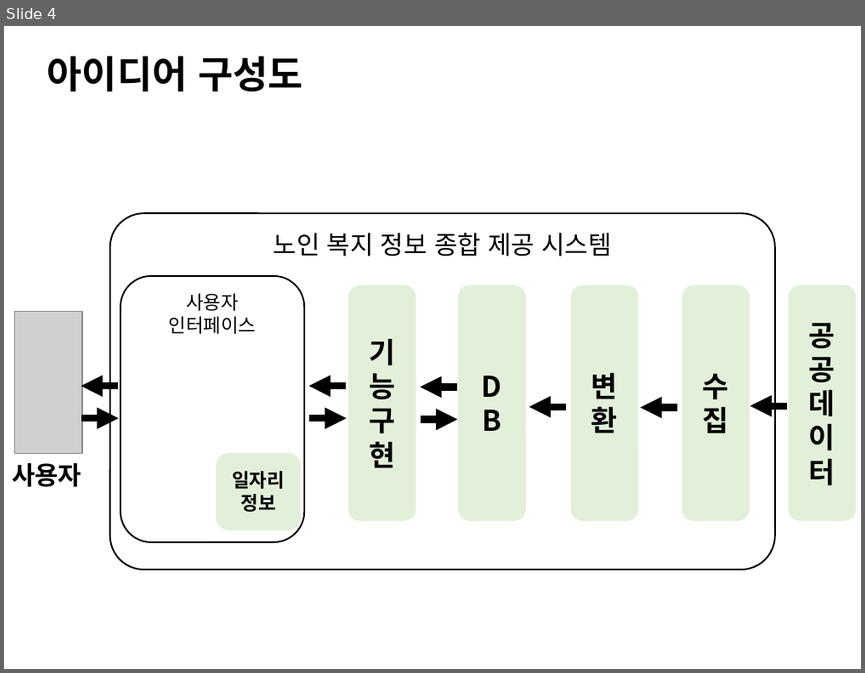
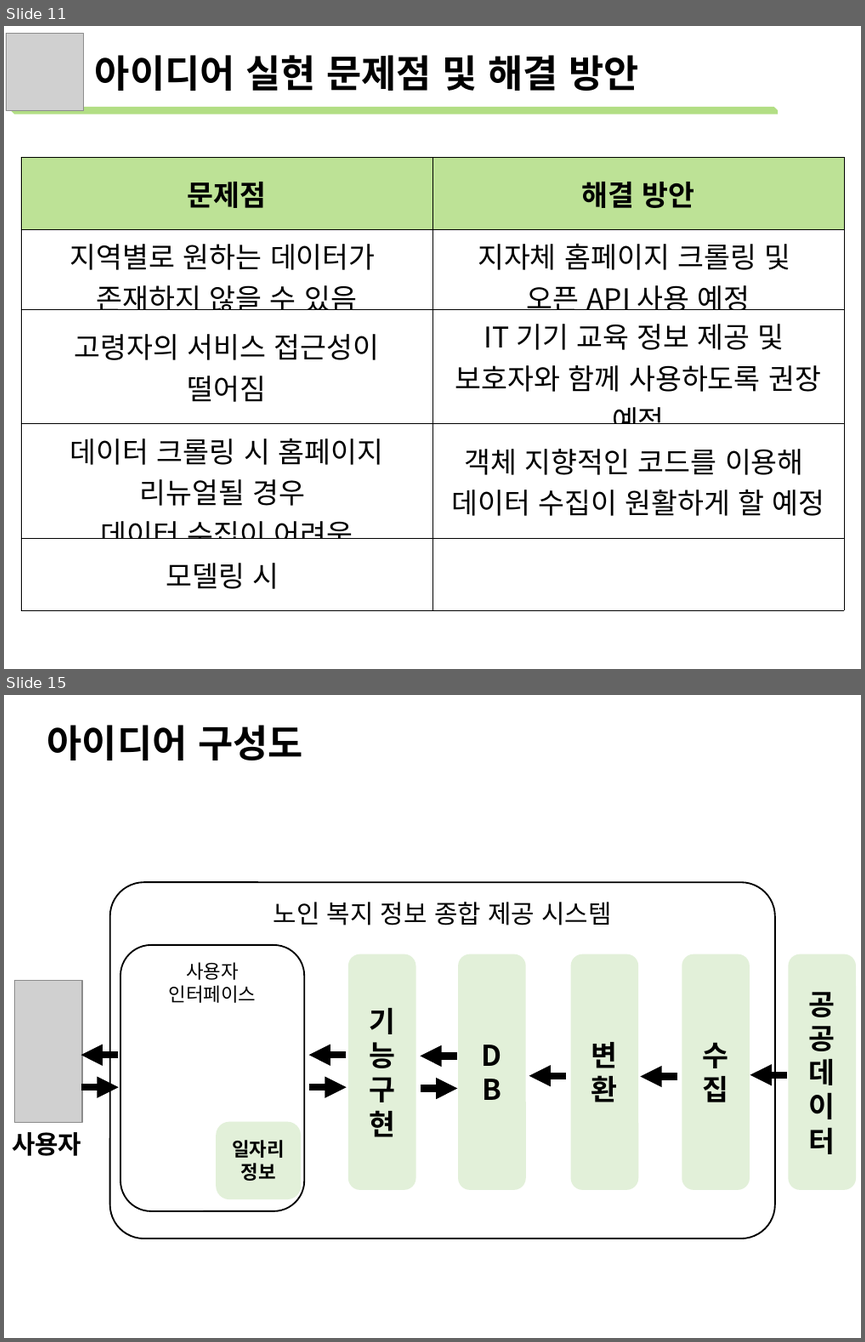
Before and after one commit to lejasa/2022PublicDataServiceProject_NIA, a slide deck: 아이디어제안서.pptx. Shown one above the other, each under a label of ours: slide 4 before the commit, slides 11 and 15 after it; the slides between them are not shown. The pictures are 865x673 and 865x1342 pixels, drawn with LibreOffice and Linux fonts; fonts in the diff are those of the drawing; grey boxes stand for pictures. Boxes give left, top, right and bottom in pixels: in the first picture for what was removed or moved away, otherwise in the second. Text is boxed around its words. In the diff, an @@ line names an element or a change of style, - is before the commit and + after.

```diff
--- a/아이디어제안서.pptx
+++ b/아이디어제안서.pptx
@@ slide 11 added at (x1=4, y1=26, x2=861, y2=669), background #FFFFFF @@
@@ picture added at (x1=7, y1=33, x2=84, y2=110) @@
@@ text added at (x1=95, y1=55, x2=638, y2=91), 24 pt, text #000000, bold @@
+아이디어 실현 문제점 및 해결 방안
@@ snip diag rect added at (x1=11, y1=107, x2=778, y2=115), fill #92D050 at 70% opacity @@
@@ table added at (x1=21, y1=158, x2=844, y2=592), 5 rows, 2 columns @@
+문제점 | 해결 방안
+지역별로 원하는 데이터가 / 존재하지 않을 수 있음 | 지자체 홈페이지 크롤링 및 / 오픈 API 사용 예정
+고령자의 서비스 접근성이 떨어짐 | IT 기기 교육 정보 제공 및 / 보호자와 함께 사용하도록 권장 예정
+데이터 크롤링 시 홈페이지 리뉴얼될 경우 / 데이터 수집이 어려움 | 객체 지향적인 코드를 이용해 / 데이터 수집이 원활하게 할 예정
+모델링 시 | 
@@ what was slide 4 is now slide 15 @@
```
Also in this commit, not shown: 11 other slides added, 1 slide removed, 5 other files.
